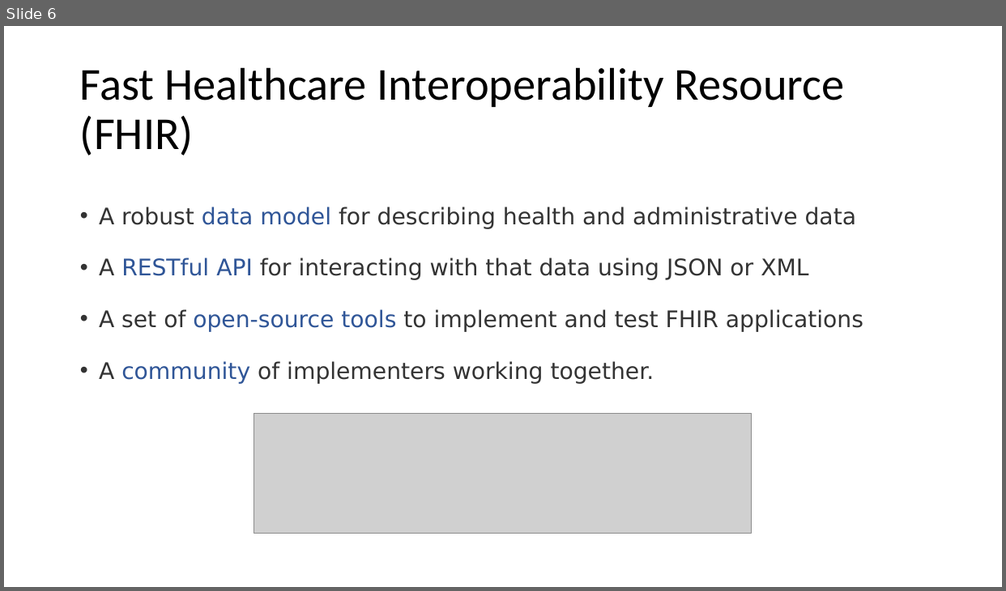
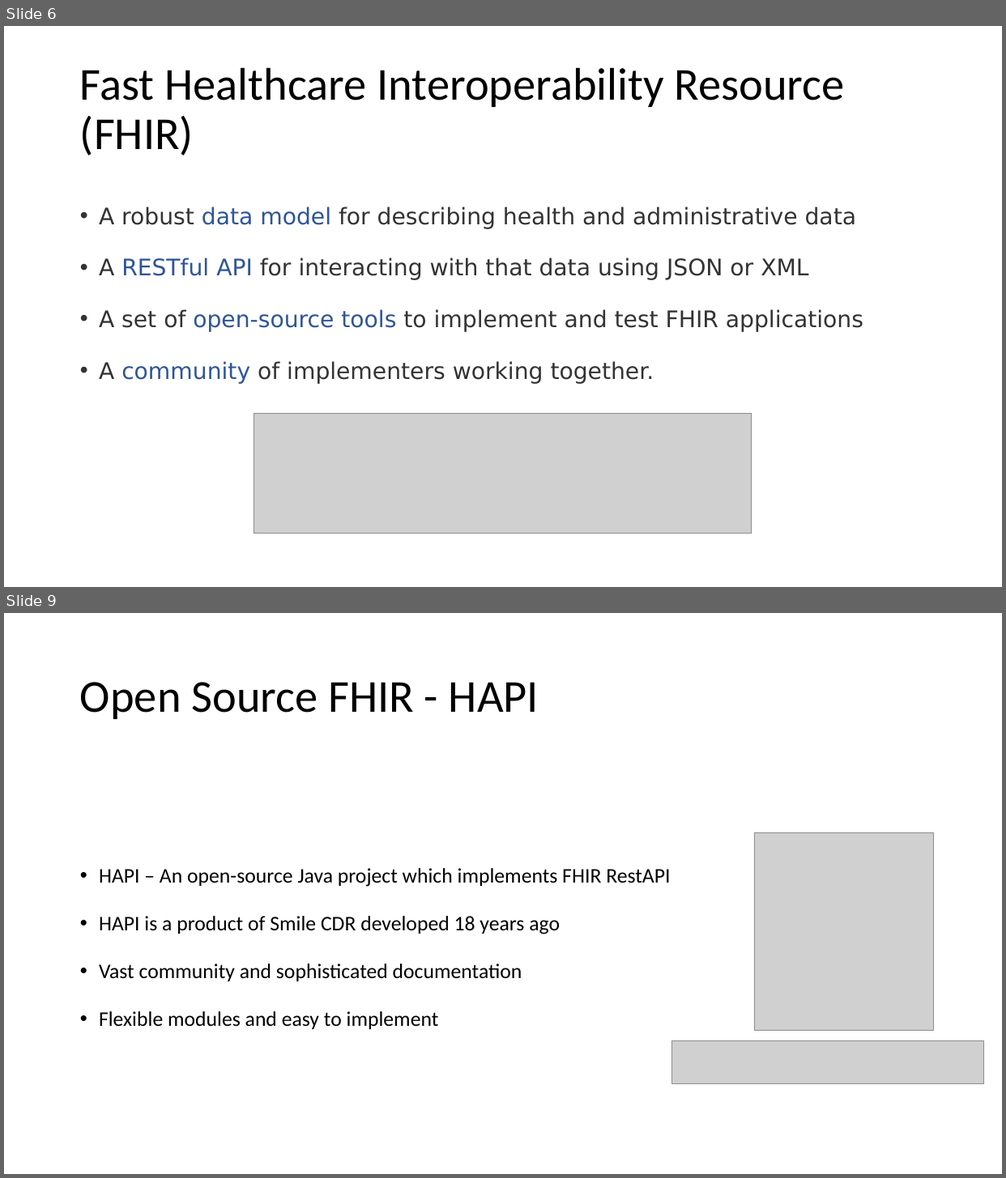
Before and after one commit to sharvkk/cotiviti-summer-internship, a slide deck: Interoperability Technology in Healthcare.pptx. Shown one above the other, each under a label of ours: slide 6 before the commit, slides 6 and 9 after it; the slides between them are not shown. The pictures are 1006x591 and 1006x1178 pixels, drawn with LibreOffice and Linux fonts; fonts in the diff are those of the drawing; grey boxes stand for pictures. Boxes give left, top, right and bottom in pixels: in the first picture for what was removed or moved away, otherwise in the second. Text is boxed around its words. In the diff, an @@ line names an element or a change of style, - is before the commit and + after.

```diff
--- a/Interoperability Technology in Healthcare.pptx
+++ b/Interoperability Technology in Healthcare.pptx
@@ slide 9 added at (4,613,1002,1174), background #FFFFFF @@
@@ title added at (80,682,539,719), 44 pt, text #000000 @@
+Open Source FHIR - HAPI
@@ picture added at (754,833,933,1031) @@
@@ text added at (99,868,670,1029), 20 pt, text #000000 @@
+• HAPI – An open-source Java project which implements FHIR RestAPI
+• HAPI is a product of Smile CDR developed 18 years ago
+• Vast community and sophisticated documentation
+• Flexible modules and easy to implement
@@ picture added at (672,1041,985,1084) @@
```
Also in this commit, not shown: 4 slides changed, 6 other slides added.
